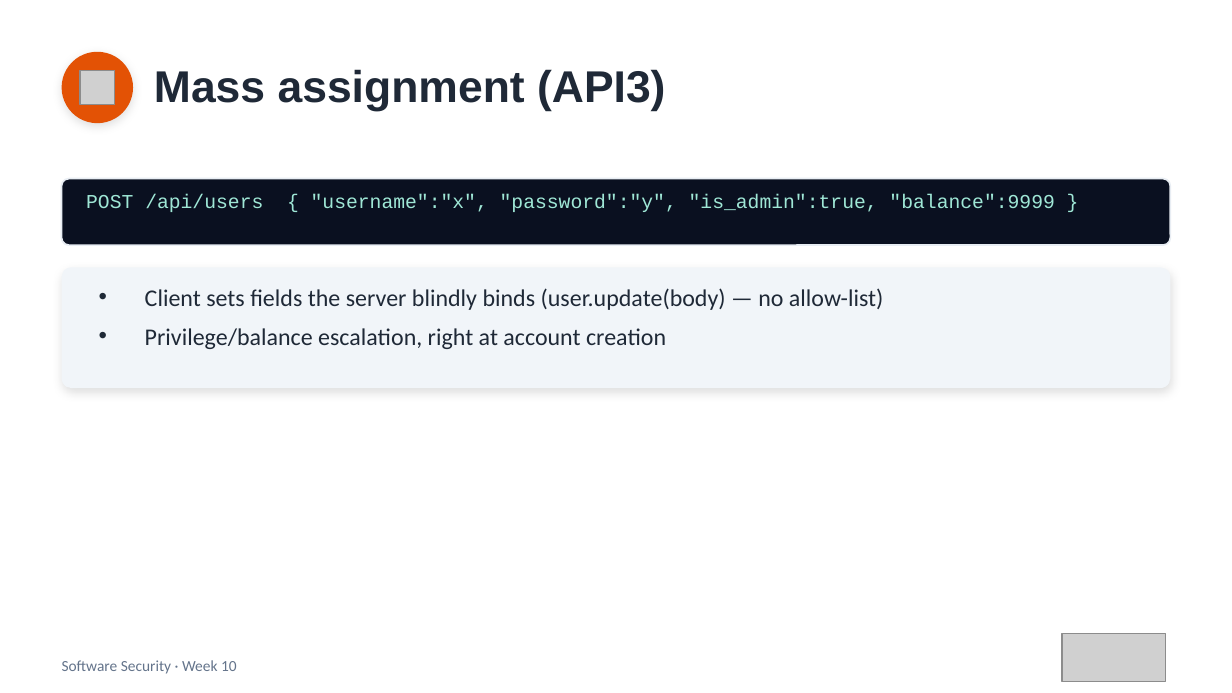
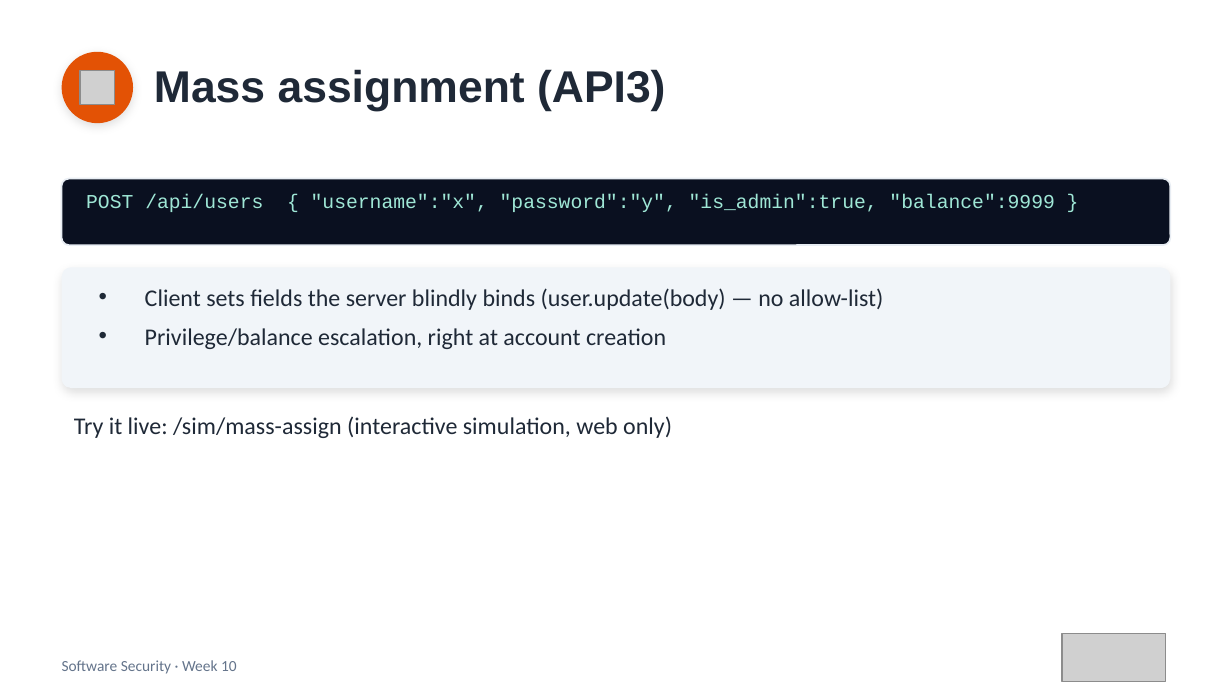
Before and after one commit to 6531503085Sutapat/software-security, a slide deck: slide 6 of slides/pptx/week10.pptx. Drawn at 1232x693 pixels with LibreOffice and Linux fonts; fonts in the diff are those of the drawing; grey boxes stand for pictures. Boxes give left, top, right and bottom in pixels: in the first picture for what was removed or moved away, otherwise in the second. Text is boxed around its words. In the diff, an @@ line names an element or a change of style, - is before the commit and + after.

```diff
--- a/slides/pptx/week10.pptx
+++ b/slides/pptx/week10.pptx
@@ text added at [74,417,672,438], 14 pt, text #1F2937 @@
+Try it live: /sim/mass-assign (interactive simulation, web only)
```
Also in this commit, not shown: 2 other slides changed, 1 slide added, 13 other files.
